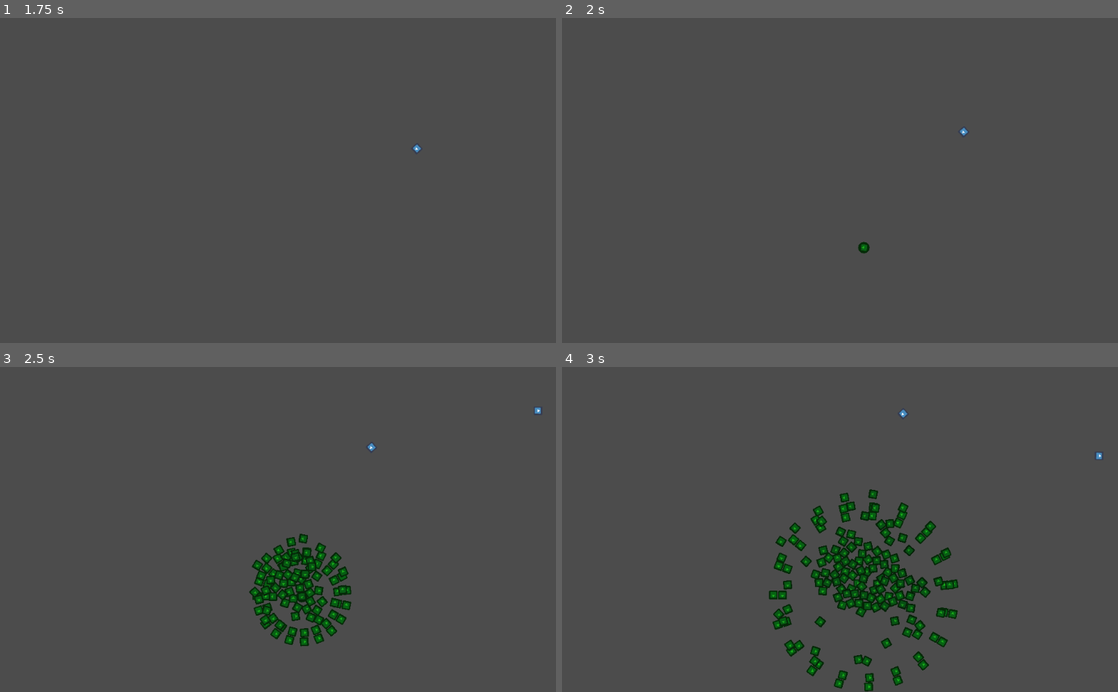
Above: before the commit, frames 1-4 (two rows, left to right).
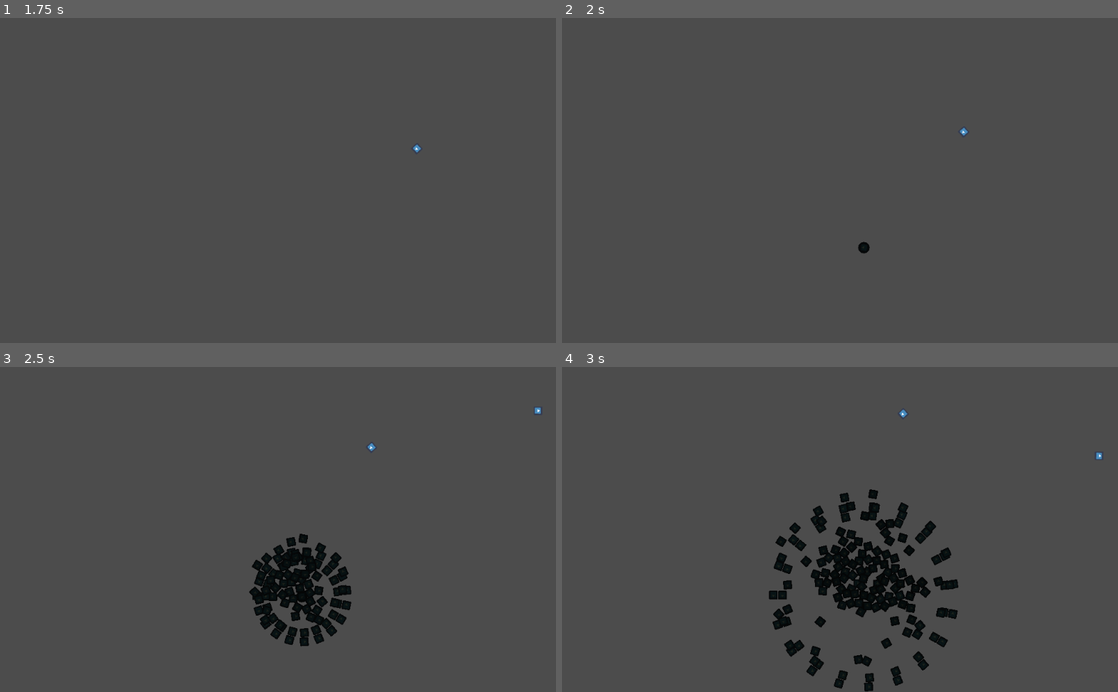
Above: after the commit, the same moments.

Repository: timtoo/gdspawner
Game: Godot game, scene res://Root.tscn
Two runs of this game, one before a commit and one after it. Both use one fixed random seed, a clock stepped at 60 frames per second and the inputs below. The engine's default icon, where the game draws it, is replaced by a stand-in: a white triangle on a blue panel in a dark square.
Inputs:
- Up to frame 1 (1.75 s): tap Enter at 0.5 s; tap C at 0.6, 1.35 s; tap Space at 1.25 s
- Up to frame 2 (2 s): no input
- Up to frame 3 (2.5 s): tap Enter at 2 s; tap C at 2.1 s
- Up to frame 4 (3 s): tap C at 2.85 s

Frame 1 is identical in both runs. In frame 2, less than 0.1% of the frame differs, in the area x 53-56%, y 69-73%; in frame 3, 3.0%; in frame 4, 5.4%, in the area x 37-72%, y 37-100%.

Commit message:
random colours (which i don't like)

Diff:
--- a/SpawnerScripts/SpawnerBase.gd
+++ b/SpawnerScripts/SpawnerBase.gd
@@ -22,6 +22,9 @@
 # random location on screen
 func random_screen_position() -> Vector2:
 	return Vector2(randi() % int(screen_size.x), randi() % int(screen_size.y))
+
+func random_color() -> Color:
+	return Color(randf(), randf(), randf())
 
 func create_particle(pos: Vector2, rotation_degrees:int=0) -> KinematicBody2D:
 	var particle: KinematicBody2D = particle_scene.instance()
--- a/SpawnerScripts/SpawnerCircleBurst.gd
+++ b/SpawnerScripts/SpawnerCircleBurst.gd
@@ -5,6 +5,9 @@
 
 func _init():
 	count = 10
+
+func _ready():
+	color = random_color()
 
 func _physics_process(delta):
 	if ! setup_done:
--- a/SpawnerScripts/SpawnerCircleBurst2.gd
+++ b/SpawnerScripts/SpawnerCircleBurst2.gd
@@ -6,6 +6,7 @@
 var level: int = 0
 var wait: bool = false
 
+var color: Color = Color(0.1,0.7,0.1)
 var timer: Timer = Timer.new()
 
 func _init():
@@ -15,6 +16,7 @@
 	timer.wait_time = 0.1
 	timer.connect("timeout", self, "timer_timeout")
 	add_child(timer)
+	color = random_color()
 
 func timer_timeout():
 	wait = false
@@ -23,8 +25,10 @@
 	if wait == false && level < levels:
 		var start_angle = randf() * 360
 		var spread:float = 360.0 / count
+		var cm:float = 1.0 - (float(level) / levels / 2.0)
+		print("cm ", cm )
 		for i in range(count):
-			create_particle(position, start_angle + (spread * i)).modulate = Color(0.1,0.7 - level/50.0,0.1)
+			create_particle(position, start_angle + (spread * i)).modulate = Color(color.r*cm, color.g*cm, color.b*cm)
 
 		wait = true
 		level += 1
--- a/SpawnerScripts/SpawnerSpiralBurst.gd
+++ b/SpawnerScripts/SpawnerSpiralBurst.gd
@@ -4,6 +4,7 @@
 var inner_radius: int = 0
 var start_angle = randf() * 360
 var angle = start_angle
+var color: Color = Color(0.4,0.3,0.8)
 
 var current: int = 0
 var wait: bool = false
@@ -17,13 +18,15 @@
 	timer.wait_time = 0.05
 	timer.connect("timeout", self, "timer_timeout")
 	add_child(timer)
+	color = random_color()
 
 func timer_timeout():
 	wait = false
 
 func _physics_process(delta):
 	if wait == false && current < count:
-		create_particle(position, angle).modulate = Color(0.4,0.3,0.8 - (current/120))
+		var cm:float = 1.0 - (float(current) / count / 2.0)
+		create_particle(position, angle).modulate = Color(color.r*cm, color.g*cm, color.b*cm)
 		wait = true
 		angle += spread
 		current += 1
--- a/SpawnerScripts/SpawnerWavyLine.gd
+++ b/SpawnerScripts/SpawnerWavyLine.gd
@@ -11,6 +11,8 @@
 var angle_freq: float = randf()/2 + 0.01
 var wait_time: float = (randi() % 4 + 2) / 20.0
 
+var color: Color = Color(0.9,0.3,0.2)
+
 func _ready():
 	count = length
 	timer.wait_time = wait_time
@@ -18,6 +20,7 @@
 	add_child(timer)
 	timer.start()
 	start_position = random_screen_position() - global_position
+	color = random_color()
 	print("Wavy ", length, " ", angle_freq)
 
 func set_count(i: int) -> void:
@@ -34,6 +37,7 @@
 func _physics_process(delta):
 	if wait == false && length > 0:
 		# create at a random spot on the screen (relateive to spawner position)
-		create_particle(start_position, direction).set_angle_oscillator(angle_range, angle_freq).modulate = Color(0.9 - ((length % 3)/10),0.3,0.2)
+		var cm = 1.0 - float(length % 2)/4.0
+		create_particle(start_position, direction).set_angle_oscillator(angle_range, angle_freq).modulate = Color(color.r*cm, color.g*cm, color.b*cm)
 		length -= 1
 		wait = true
